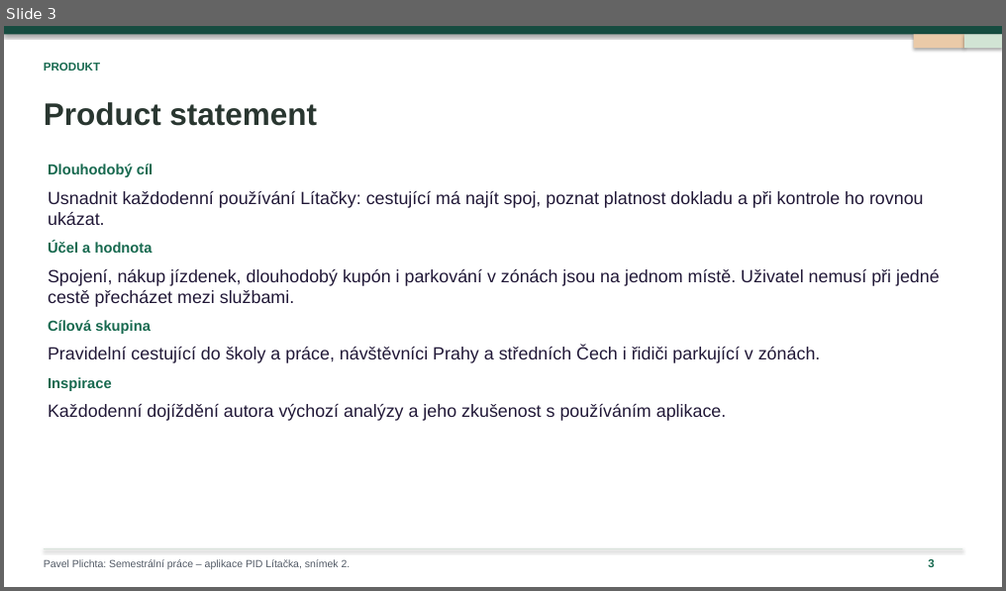
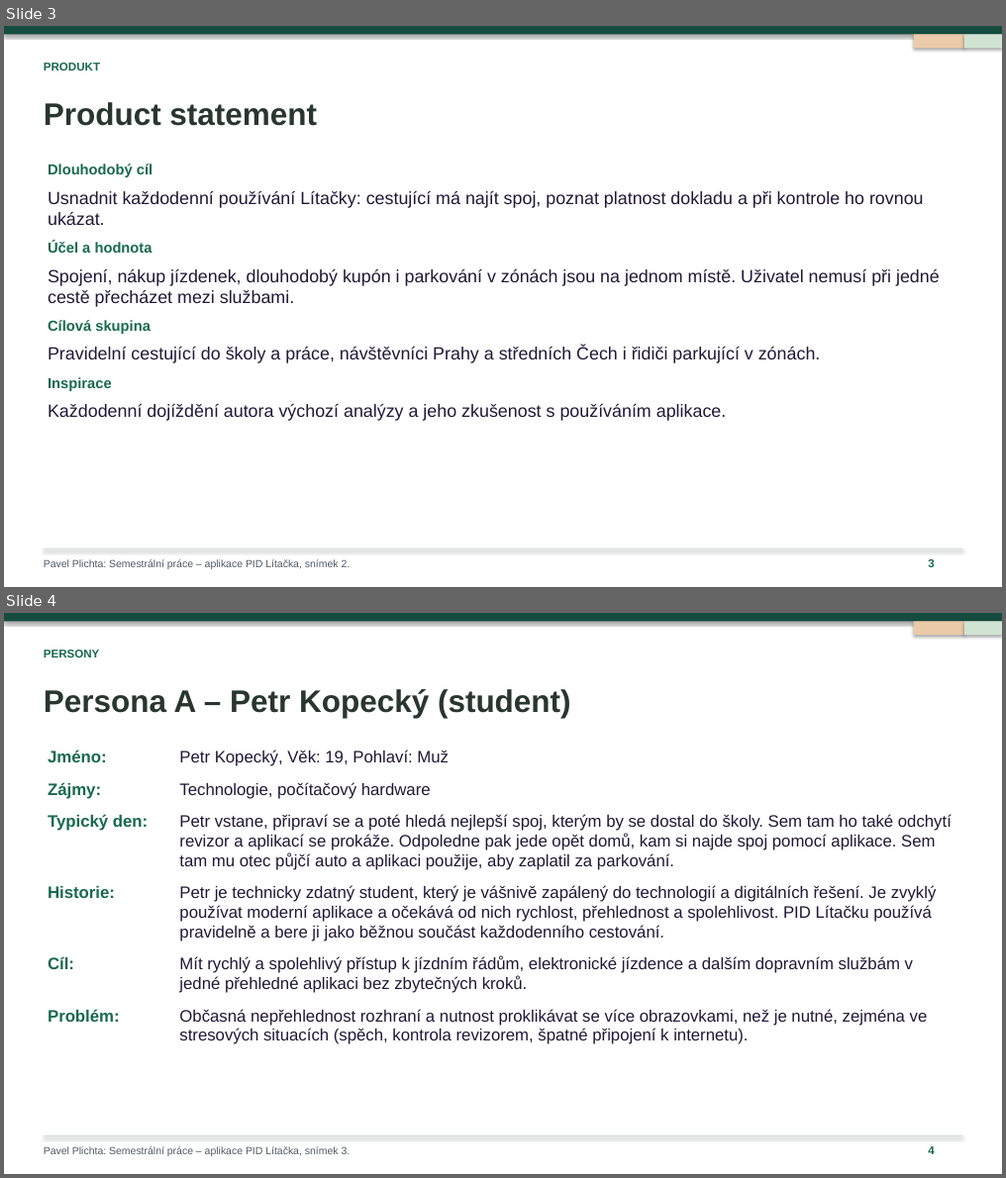
Before and after one commit to ShachPlay/ID_2026, a slide deck: PID-Litacka-Cookbook-2026.pptx. Shown one above the other, each under a label of ours: slide 3 before the commit, slides 3 and 4 after it. The pictures are 1006x591 and 1006x1178 pixels, drawn with LibreOffice and Linux fonts; fonts in the diff are those of the drawing. Boxes give left, top, right and bottom in pixels: in the first picture for what was removed or moved away, otherwise in the second. Text is boxed around its words. In the diff, an @@ line names an element or a change of style, - is before the commit and + after.

```diff
--- a/PID-Litacka-Cookbook-2026.pptx
+++ b/PID-Litacka-Cookbook-2026.pptx
@@ slide 4 added at <box>4,613,1002,1174</box>, background #FFFFFF @@
@@ rectangle added at <box>4,613,1002,1174</box>, fill #FFFFFF @@
@@ rectangle added at <box>4,613,1002,621</box>, fill #164C40 @@
@@ rectangle added at <box>914,621,964,635</box>, fill #EACAA8 @@
@@ rectangle added at <box>964,621,1002,635</box>, fill #D1E4D4 @@
@@ text added at <box>44,650,100,658</box>, 11 pt, text #17694F, bold @@
+PERSONY
@@ text added at <box>44,689,571,718</box>, 30 pt, text #293630, bold @@
+Persona A – Petr Kopecký (student)
@@ text added at <box>48,750,107,762</box>, 16 pt, text #17694F, bold @@
+Jméno:
@@ text added at <box>179,750,449,766</box>, 16 pt, text #211837 @@
+Petr Kopecký, Věk: 19, Pohlaví: Muž
@@ text added at <box>48,782,101,799</box>, 16 pt, text #17694F, bold @@
+Zájmy:
@@ text added at <box>179,782,431,799</box>, 16 pt, text #211837 @@
+Technologie, počítačový hardware
@@ text added at <box>48,814,148,831</box>, 16 pt, text #17694F, bold @@
+Typický den:
@@ text added at <box>179,814,951,870</box>, 16 pt, text #211837 @@
+Petr vstane, připraví se a poté hledá nejlepší spoj, kterým by se dostal do školy. Sem tam ho také odchytí
+revizor a aplikací se prokáže. Odpoledne pak jede opět domů, kam si najde spoj pomocí aplikace. Sem
+tam mu otec půjčí auto a aplikaci použije, aby zaplatil za parkování.
@@ text added at <box>48,886,115,898</box>, 16 pt, text #17694F, bold @@
+Historie:
@@ text added at <box>179,885,937,942</box>, 16 pt, text #211837 @@
+Petr je technicky zdatný student, který je vášnivě zapálený do technologií a digitálních řešení. Je zvyklý
+používat moderní aplikace a očekává od nich rychlost, přehlednost a spolehlivost. PID Lítačku používá
+pravidelně a bere ji jako běžnou součást každodenního cestování.
@@ text added at <box>48,957,74,969</box>, 16 pt, text #17694F, bold @@
+Cíl:
@@ text added at <box>179,957,913,993</box>, 16 pt, text #211837 @@
+Mít rychlý a spolehlivý přístup k jízdním řádům, elektronické jízdence a dalším dopravním službám v
+jedné přehledné aplikaci bez zbytečných kroků.
@@ text added at <box>48,1009,120,1022</box>, 16 pt, text #17694F, bold @@
+Problém:
@@ text added at <box>179,1009,928,1045</box>, 16 pt, text #211837 @@
+Občasná nepřehlednost rozhraní a nutnost proklikávat se více obrazovkami, než je nutné, zejména ve
+stresových situacích (spěch, kontrola revizorem, špatné připojení k internetu).
@@ rectangle added at <box>44,1137,963,1137</box>, fill #D8E3DB @@
@@ text added at <box>44,1147,350,1157</box>, 10 pt, text #515965 @@
+Pavel Plichta: Semestrální práce – aplikace PID Lítačka, snímek 3.
@@ text added at <box>928,1147,934,1155</box>, 11 pt, text #17694F, bold @@
+4
```
Also in this commit, not shown: 2 other slides added, 3 slides removed.
